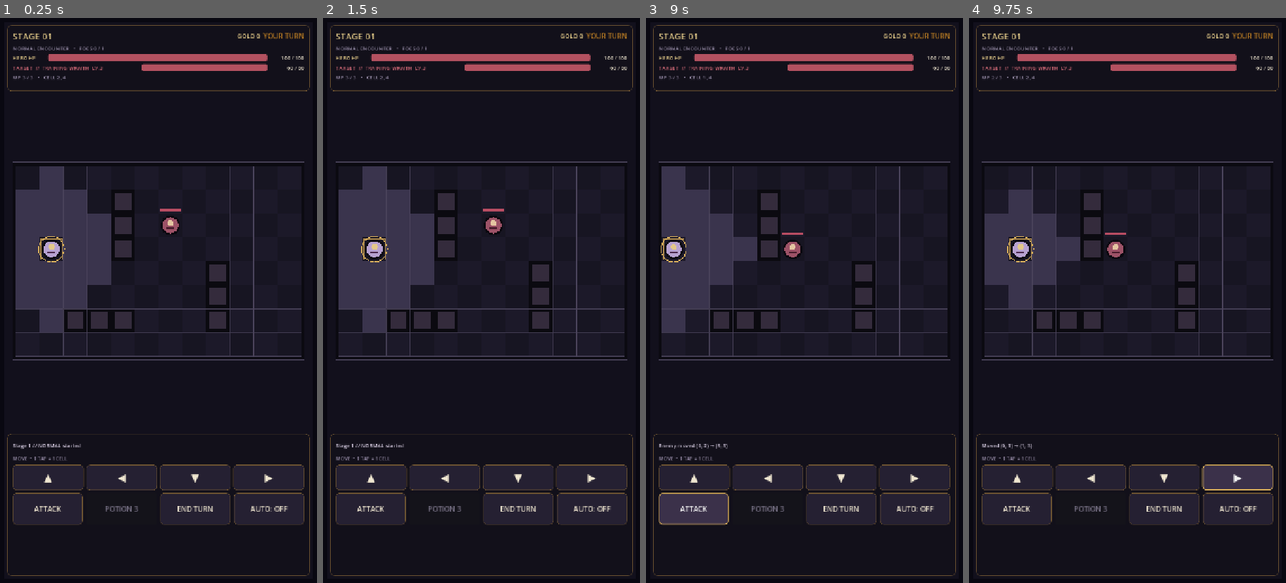
Above: before the commit, frames 1-4 (left to right).
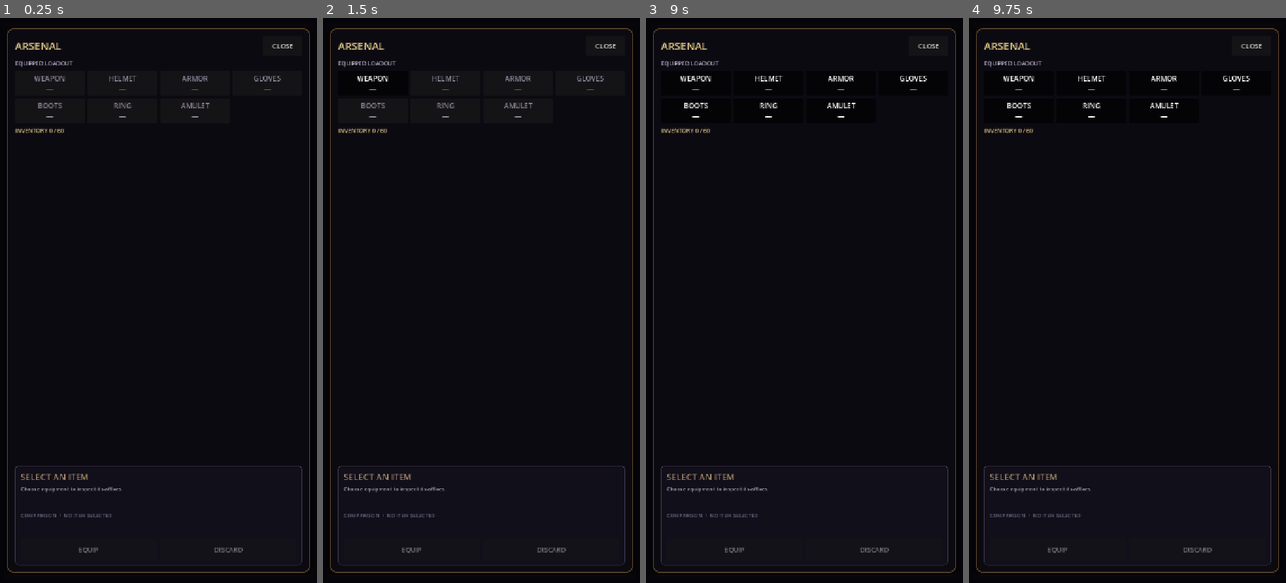
Above: after the commit, the same moments.

Repository: 0xyu/darktest
Game: Godot game, scene res://scenes/world/Main.tscn
Two runs of this game, one before a commit and one after it. Both use one fixed random seed, a clock stepped at 60 frames per second and the inputs below.
Inputs (mouse positions are in pixels of both pictures, inside the frame that each line leads up to):
- Up to frame 1 (0.25 s): no input
- Up to frame 2 (1.5 s): click (481, 537) at 0.5 s, where only the run after the commit has a clickable "INVENTORY 0"; click (373, 85) at 1.25 s, where only the run after the commit has a clickable "WEAPON —"
- Up to frame 3 (9 s): click (769, 85) at 2 s, where only the run after the commit has a clickable "HELMET —"; click (842, 85) at 2.75 s, where only the run after the commit has a clickable "ARMOR —"; click (912, 85) at 3.5 s, where only the run after the commit has a clickable "GLOVES —"; click (696, 108) at 4.25 s, where only the run after the commit has a clickable "BOOTS —"; click (769, 108) at 5 s, where only the run after the commit has a clickable "RING —"; click (842, 108) at 5.75 s, where only the run after the commit has a clickable "AMULET —"; click "▲" at 6.5 s; click "◀" at 7.25 s; click "▼" at 8 s; click "ATTACK" at 8.75 s
- Up to frame 4 (9.75 s): click "▶" at 9.5 s

The runs differ from the first frame. In frame 1, 21% of the frame differs, in the area x 2-98%, y 1-99%; in frame 2, 21%; in frame 3, 20%; in frame 4, 19%.

Commit message:
phase 23

Diff:
--- /dev/null
+++ b/scenes/ui/EquipmentInventoryPanel.tscn
@@ -0,0 +1,193 @@
+[gd_scene load_steps=4 format=3]
+
+[ext_resource type="Script" path="res://scripts/ui/equipment_inventory_panel.gd" id="1_inventory"]
+
+[sub_resource type="StyleBoxFlat" id="StyleInventoryPanel"]
+bg_color = Color(0.047, 0.039, 0.067, 0.99)
+border_width_left = 2
+border_width_top = 2
+border_width_right = 2
+border_width_bottom = 2
+border_color = Color(0.424, 0.325, 0.192, 1)
+corner_radius_top_left = 12
+corner_radius_top_right = 12
+corner_radius_bottom_right = 12
+corner_radius_bottom_left = 12
+shadow_color = Color(0, 0, 0, 0.55)
+shadow_size = 12
+
+[sub_resource type="StyleBoxFlat" id="StyleInventorySection"]
+bg_color = Color(0.0706, 0.0627, 0.102, 0.92)
+border_width_left = 1
+border_width_top = 1
+border_width_right = 1
+border_width_bottom = 1
+border_color = Color(0.275, 0.247, 0.345, 1)
+corner_radius_top_left = 8
+corner_radius_top_right = 8
+corner_radius_bottom_right = 8
+corner_radius_bottom_left = 8
+
+[node name="EquipmentInventoryPanel" type="Control"]
+layout_mode = 3
+anchors_preset = 15
+anchor_right = 1.0
+anchor_bottom = 1.0
+grow_horizontal = 2
+grow_vertical = 2
+mouse_filter = 1
+script = ExtResource("1_inventory")
+
+[node name="Backdrop" type="ColorRect" parent="."]
+layout_mode = 1
+anchors_preset = 15
+anchor_right = 1.0
+anchor_bottom = 1.0
+grow_horizontal = 2
+grow_vertical = 2
+mouse_filter = 1
+color = Color(0.02, 0.016, 0.031, 0.84)
+
+[node name="Panel" type="PanelContainer" parent="."]
+layout_mode = 1
+anchors_preset = 15
+anchor_left = 0.0
+anchor_top = 0.0
+anchor_right = 1.0
+anchor_bottom = 1.0
+offset_left = 16.0
+offset_top = 24.0
+offset_right = -16.0
+offset_bottom = -24.0
+grow_horizontal = 2
+grow_vertical = 2
+theme_override_styles/panel = SubResource("StyleInventoryPanel")
+
+[node name="Margin" type="MarginContainer" parent="Panel"]
+layout_mode = 2
+theme_override_constants/margin_left = 16
+theme_override_constants/margin_top = 14
+theme_override_constants/margin_right = 16
+theme_override_constants/margin_bottom = 14
+
+[node name="Content" type="VBoxContainer" parent="Panel/Margin"]
+layout_mode = 2
+theme_override_constants/separation = 8
+
+[node name="Header" type="HBoxContainer" parent="Panel/Margin/Content"]
+layout_mode = 2
+custom_minimum_size = Vector2(0, 46)
+theme_override_constants/separation = 8
+
+[node name="Title" type="Label" parent="Panel/Margin/Content/Header"]
+layout_mode = 2
+size_flags_horizontal = 3
+theme_override_colors/font_color = Color(0.886, 0.788, 0.533, 1)
+theme_override_font_sizes/font_size = 24
+text = "ARSENAL"
+vertical_alignment = 1
+
+[node name="CloseButton" type="Button" parent="Panel/Margin/Content/Header"]
+unique_name_in_owner = true
+layout_mode = 2
+custom_minimum_size = Vector2(88, 44)
+theme_override_font_sizes/font_size = 15
+text = "CLOSE"
+
+[node name="EquippedTitle" type="Label" parent="Panel/Margin/Content"]
+layout_mode = 2
+theme_override_colors/font_color = Color(0.741, 0.706, 0.808, 1)
+theme_override_font_sizes/font_size = 13
+text = "EQUIPPED LOADOUT"
+
+[node name="EquippedGrid" type="GridContainer" parent="Panel/Margin/Content"]
+unique_name_in_owner = true
+layout_mode = 2
+custom_minimum_size = Vector2(0, 116)
+theme_override_constants/h_separation = 6
+theme_override_constants/v_separation = 6
+columns = 4
+
+[node name="InventoryCount" type="Label" parent="Panel/Margin/Content"]
+unique_name_in_owner = true
+layout_mode = 2
+theme_override_colors/font_color = Color(0.886, 0.788, 0.533, 1)
+theme_override_font_sizes/font_size = 13
+text = "INVENTORY 0 / 60"
+
+[node name="InventoryScroll" type="ScrollContainer" parent="Panel/Margin/Content"]
+layout_mode = 2
+size_flags_vertical = 3
+custom_minimum_size = Vector2(0, 220)
+horizontal_scroll_mode = 0
+
+[node name="InventoryGrid" type="GridContainer" parent="Panel/Margin/Content/InventoryScroll"]
+unique_name_in_owner = true
+layout_mode = 2
+size_flags_horizontal = 3
+theme_override_constants/h_separation = 6
+theme_override_constants/v_separation = 6
+columns = 4
+
+[node name="DetailsPanel" type="PanelContainer" parent="Panel/Margin/Content"]
+layout_mode = 2
+custom_minimum_size = Vector2(0, 226)
+theme_override_styles/panel = SubResource("StyleInventorySection")
+
+[node name="DetailsMargin" type="MarginContainer" parent="Panel/Margin/Content/DetailsPanel"]
+layout_mode = 2
+theme_override_constants/margin_left = 12
+theme_override_constants/margin_top = 10
+theme_override_constants/margin_right = 12
+theme_override_constants/margin_bottom = 10
+
+[node name="Details" type="VBoxContainer" parent="Panel/Margin/Content/DetailsPanel/DetailsMargin"]
+layout_mode = 2
+theme_override_constants/separation = 5
+
+[node name="ItemName" type="Label" parent="Panel/Margin/Content/DetailsPanel/DetailsMargin/Details"]
+unique_name_in_owner = true
+layout_mode = 2
+theme_override_colors/font_color = Color(0.886, 0.788, 0.533, 1)
+theme_override_font_sizes/font_size = 20
+text = "SELECT AN ITEM"
+clip_text = true
+
+[node name="ItemDetails" type="Label" parent="Panel/Margin/Content/DetailsPanel/DetailsMargin/Details"]
+unique_name_in_owner = true
+layout_mode = 2
+size_flags_vertical = 3
+theme_override_colors/font_color = Color(0.741, 0.706, 0.808, 1)
+theme_override_font_sizes/font_size = 12
+text = "Choose equipment to inspect its affixes."
+autowrap_mode = 2
+
+[node name="ComparisonLabel" type="Label" parent="Panel/Margin/Content/DetailsPanel/DetailsMargin/Details"]
+unique_name_in_owner = true
+layout_mode = 2
+size_flags_vertical = 3
+theme_override_colors/font_color = Color(0.741, 0.706, 0.808, 1)
+theme_override_font_sizes/font_size = 12
+text = "COMPARISON  •  NO ITEM SELECTED"
+autowrap_mode = 2
+
+[node name="ButtonRow" type="HBoxContainer" parent="Panel/Margin/Content/DetailsPanel/DetailsMargin/Details"]
+layout_mode = 2
+custom_minimum_size = Vector2(0, 50)
+theme_override_constants/separation = 8
+
+[node name="EquipButton" type="Button" parent="Panel/Margin/Content/DetailsPanel/DetailsMargin/Details/ButtonRow"]
+unique_name_in_owner = true
+layout_mode = 2
+size_flags_horizontal = 3
+theme_override_font_sizes/font_size = 15
+text = "EQUIP"
+disabled = true
+
+[node name="DiscardButton" type="Button" parent="Panel/Margin/Content/DetailsPanel/DetailsMargin/Details/ButtonRow"]
+unique_name_in_owner = true
+layout_mode = 2
+size_flags_horizontal = 3
+theme_override_font_sizes/font_size = 15
+text = "DISCARD"
+disabled = true
--- a/scenes/ui/MobileCombatHUD.tscn
+++ b/scenes/ui/MobileCombatHUD.tscn
@@ -1,7 +1,8 @@
-[gd_scene load_steps=9 format=3]
+[gd_scene load_steps=10 format=3]
 
 [ext_resource type="Script" path="res://scripts/ui/mobile_combat_hud.gd" id="1_hud"]
 [ext_resource type="Script" path="res://scripts/ui/loot_presentation.gd" id="2_loot"]
+[ext_resource type="PackedScene" path="res://scenes/ui/EquipmentInventoryPanel.tscn" id="3_inventory"]
 
 [sub_resource type="StyleBoxFlat" id="StylePanel"]
 bg_color = Color(0.0706, 0.0627, 0.102, 0.97)
@@ -444,6 +445,14 @@
 theme_override_styles/pressed = SubResource("StyleButtonPressed")
 text = "AUTO: OFF"
 
+[node name="InventoryButton" type="Button" parent="Root/BottomPanel/Margin/Content"]
+unique_name_in_owner = true
+layout_mode = 2
+custom_minimum_size = Vector2(0, 48)
+theme_override_colors/font_color = Color(0.941, 0.906, 0.82, 1)
+theme_override_font_sizes/font_size = 15
+text = "INVENTORY 0"
+
 [node name="CriticalLabel" type="Label" parent="Root"]
 unique_name_in_owner = true
 layout_mode = 1
@@ -487,3 +496,6 @@
 text = "VICTORY"
 horizontal_alignment = 1
 vertical_alignment = 1
+
+[node name="InventoryPanel" parent="Root" instance=ExtResource("3_inventory")]
+unique_name_in_owner = true
--- /dev/null
+++ b/scripts/systems/phase_23_smoke_test.gd
@@ -0,0 +1,86 @@
+extends SceneTree
+
+var _failures: Array[String] = []
+
+
+func _init() -> void:
+	call_deferred("_run_tests")
+
+
+func _run_tests() -> void:
+	var main_scene := load("res://scenes/world/Main.tscn") as PackedScene
+	_expect(main_scene != null, "main scene can be loaded")
+	if main_scene == null:
+		_quit_with_result()
+		return
+
+	var main := main_scene.instantiate()
+	root.add_child(main)
+	await process_frame
+	await process_frame
+	var game := main.get_node("GridTest") as GridTest
+	var panel := game.hud.get_node("Root/InventoryPanel") as EquipmentInventoryPanel
+	_expect(panel != null, "combat HUD contains the inventory panel")
+	if panel == null:
+		_quit_with_result()
+		return
+
+	var weapon := _make_item("Duskbrand", 120.0)
+	_expect(game.player.add_equipment(weapon), "equipment can be added to inventory")
+	panel.show_inventory()
+	await process_frame
+	_expect(panel.visible, "inventory panel opens")
+	_expect("1 /" in panel.get_node("Panel/Margin/Content/InventoryCount").text, "inventory count is displayed")
+	_expect(panel.get_node("Panel/Margin/Content/EquippedGrid").get_child_count() == 7, "all equipment slots are displayed")
+	_expect(panel.get_node("Panel/Margin/Content/InventoryScroll/InventoryGrid").get_child_count() == 1, "inventory grid displays stored equipment")
+
+	_expect(panel.select_item(weapon), "inventory item can be selected")
+	await process_frame
+	_expect(panel.get_selected_item() == weapon, "selected equipment is retained")
+	_expect("Duskbrand" in panel.get_node("Panel/Margin/Content/DetailsPanel/DetailsMargin/Details/ItemName").text, "item details display the selected equipment")
+	_expect("Attack" in panel.get_node("Panel/Margin/Content/DetailsPanel/DetailsMargin/Details/ItemDetails").text, "item details display affixes")
+	_expect("EMPTY SLOT" in panel.get_node("Panel/Margin/Content/DetailsPanel/DetailsMargin/Details/ComparisonLabel").text, "comparison displays the empty slot baseline")
+	_expect(panel.equip_selected_item() and weapon.is_equipped, "selected equipment can be equipped")
+
+	var spare := _make_item("Grave Charm", 3.0)
+	_expect(game.player.add_equipment(spare), "a second item can be added")
+	_expect(panel.select_item(spare), "second item can be selected")
+	_expect(panel.discard_selected_item(), "selected unequipped item can be discarded")
+	_expect(not game.player.get_inventory().has_item(spare), "discard removes the selected item")
+
+	panel.hide_inventory()
+	_expect(not panel.visible, "inventory panel closes")
+	main.free()
+	await process_frame
+	if _failures.is_empty():
+		print("Phase 23 smoke test passed.")
+	else:
+		for failure in _failures:
+			push_error(failure)
+	_quit_with_result()
+
+
+func _make_item(item_name: String, attack_value: float) -> EquipmentInstance:
+	var definition := EquipmentDefinition.new()
+	definition.display_name = item_name
+	definition.slot = EquipmentSlot.WEAPON
+	definition.rarity = EquipmentRarity.RARE
+	definition.item_level = 12
+	var affix := EquipmentAffix.new()
+	affix.stat_id = &"attack"
+	affix.value = attack_value
+	affix.display_name = "Attack"
+	var item := EquipmentInstance.new()
+	item.instance_id = StringName(item_name.to_lower().replace(" ", "_"))
+	item.definition = definition
+	item.affixes = [affix]
+	return item
+
+
+func _expect(condition: bool, description: String) -> void:
+	if not condition:
+		_failures.append("Smoke test failed: " + description)
+
+
+func _quit_with_result() -> void:
+	quit(0 if _failures.is_empty() else 1)
--- /dev/null
+++ b/scripts/ui/equipment_inventory_panel.gd
@@ -0,0 +1,246 @@
+class_name EquipmentInventoryPanel
+extends Control
+
+## Portrait-first equipment management panel for the existing inventory model.
+## Item buttons are generated from EquipmentInventory so this UI stays data-driven.
+signal panel_closed
+
+@onready var _close_button: Button = %CloseButton
+@onready var _equipped_grid: GridContainer = %EquippedGrid
+@onready var _inventory_grid: GridContainer = %InventoryGrid
+@onready var _inventory_count_label: Label = %InventoryCount
+@onready var _item_name_label: Label = %ItemName
+@onready var _item_details_label: Label = %ItemDetails
+@onready var _comparison_label: Label = %ComparisonLabel
+@onready var _equip_button: Button = %EquipButton
+@onready var _discard_button: Button = %DiscardButton
+
+var _player: PlayerController
+var _inventory: EquipmentInventory
+var _selected_item: EquipmentInstance
+
+
+func _ready() -> void:
+	_close_button.pressed.connect(hide_inventory)
+	_equip_button.pressed.connect(equip_selected_item)
+	_discard_button.pressed.connect(discard_selected_item)
+	_equipped_grid.columns = 4
+	_inventory_grid.columns = 4
+	_refresh()
+
+
+func set_player(player: PlayerController) -> void:
+	if _inventory != null:
+		if _inventory.inventory_changed.is_connected(_on_inventory_changed):
+			_inventory.inventory_changed.disconnect(_on_inventory_changed)
+		if _inventory.item_selected.is_connected(_on_item_selected):
+			_inventory.item_selected.disconnect(_on_item_selected)
+	_player = player
+	_inventory = _player.get_inventory() if _player != null else null
+	if _inventory != null:
+		if not _inventory.inventory_changed.is_connected(_on_inventory_changed):
+			_inventory.inventory_changed.connect(_on_inventory_changed)
+		if not _inventory.item_selected.is_connected(_on_item_selected):
+			_inventory.item_selected.connect(_on_item_selected)
+	_refresh()
+
+
+func show_inventory() -> void:
+	visible = true
+	_refresh()
+
+
+func hide_inventory() -> void:
+	visible = false
+	panel_closed.emit()
+
+
+func toggle_inventory() -> void:
+	show_inventory() if not visible else hide_inventory()
+
+
+func select_item(item: EquipmentInstance) -> bool:
+	if _inventory == null or item == null:
+		return false
+	var selected: bool = _inventory.select_item(item)
+	if selected:
+		_selected_item = _inventory.get_selected_item()
+		_refresh()
+	return selected
+
+
+func get_selected_item() -> EquipmentInstance:
+	return _selected_item
+
+
+func equip_selected_item() -> bool:
+	if _inventory == null or _selected_item == null:
+		return false
+	var equipped: bool = _player != null and _player.equip_item(_selected_item)
+	if equipped:
+		_refresh()
+	return equipped
+
+
+func discard_selected_item() -> bool:
+	if _inventory == null or _selected_item == null:
+		return false
+	var discarded: bool = _player != null and _player.discard_item(_selected_item)
+	if discarded:
+		_selected_item = null
+		_refresh()
+	return discarded
+
+
+func _on_inventory_changed() -> void:
+	if _selected_item != null and not _inventory.has_item(_selected_item):
+		_selected_item = null
+	_refresh()
+
+
+func _on_item_selected(item: EquipmentInstance) -> void:
+	_selected_item = item
+	_refresh()
+
+
+func _refresh() -> void:
+	if not is_node_ready():
+		return
+	_clear_grid(_equipped_grid)
+	_clear_grid(_inventory_grid)
+	if _inventory == null:
+		_inventory_count_label.text = "INVENTORY 0 / 0"
+		_clear_details()
+		return
+
+	_inventory_count_label.text = "INVENTORY %d / %d" % [_inventory.get_item_count(), _inventory.capacity]
+	for slot in range(EquipmentSlot.WEAPON, EquipmentSlot.AMULET + 1):
+		_equipped_grid.add_child(_create_equipped_button(slot, _inventory.get_equipped_item(slot)))
+	for item in _inventory.get_items():
+		_inventory_grid.add_child(_create_inventory_button(item))
+	_refresh_details()
+
+
+func _create_equipped_button(slot: int, item: EquipmentInstance) -> Button:
+	var button := Button.new()
+	button.custom_minimum_size = Vector2(0, 56)
+	button.size_flags_horizontal = Control.SIZE_EXPAND_FILL
+	button.toggle_mode = true
+	button.text = _format_slot_button_text(slot, item)
+	button.tooltip_text = item.get_display_name() if item != null else "Empty %s slot" % EquipmentSlot.get_display_name(slot)
+	button.add_theme_color_override("font_color", _get_rarity_color(item.get_rarity()) if item != null else Color("8f879d"))
+	button.pressed.connect(_on_equipped_slot_pressed.bind(item))
+	button.button_pressed = item != null and item == _selected_item
+	return button
+
+
+func _create_inventory_button(item: EquipmentInstance) -> Button:
+	var button := Button.new()
+	button.custom_minimum_size = Vector2(0, 62)
+	button.size_flags_horizontal = Control.SIZE_EXPAND_FILL
+	button.toggle_mode = true
+	button.text = _format_inventory_button_text(item)
+	button.tooltip_text = _format_item_details(item)
+	button.add_theme_color_override("font_color", _get_rarity_color(item.get_rarity()))
+	button.pressed.connect(_on_inventory_item_pressed.bind(item))
+	button.button_pressed = item == _selected_item
+	return button
+
+
+func _on_equipped_slot_pressed(item: EquipmentInstance) -> void:
+	if item != null:
+		select_item(item)
+
+
+func _on_inventory_item_pressed(item: EquipmentInstance) -> void:
+	select_item(item)
+
+
+func _refresh_details() -> void:
+	if _selected_item == null or _inventory == null:
+		_clear_details()
+		return
+	var rarity: int = _selected_item.get_rarity()
+	_item_name_label.text = _selected_item.get_display_name()
+	_item_name_label.modulate = _get_rarity_color(rarity)
+	_item_details_label.text = _format_item_details(_selected_item)
+	var current_item: EquipmentInstance = _inventory.get_equipped_item(_selected_item.get_slot())
+	if _selected_item.is_equipped:
+		_comparison_label.text = "EQUIPPED  •  CURRENT ITEM"
+		_comparison_label.modulate = Color("89c797")
+	else:
+		var comparison: EquipmentComparison = _inventory.create_comparison(_selected_item)
+		_comparison_label.text = _format_comparison(comparison, current_item)
+		_comparison_label.modulate = Color("89c797") if comparison != null and comparison.is_upgrade() else Color("d46a78")
+	_equip_button.disabled = _selected_item.is_equipped
+	_discard_button.disabled = _selected_item.is_equipped
+
+
+func _clear_details() -> void:
+	_item_name_label.text = "SELECT AN ITEM"
+	_item_name_label.modulate = Color("b9afc6")
+	_item_details_label.text = "Choose equipment to inspect its affixes."
+	_comparison_label.text = "COMPARISON  •  NO ITEM SELECTED"
+	_comparison_label.modulate = Color("8f879d")
+	_equip_button.disabled = true
+	_discard_button.disabled = true
+
+
+func _format_slot_button_text(slot: int, item: EquipmentInstance) -> String:
+	var slot_name: String = EquipmentSlot.get_display_name(slot).to_upper()
+	if item == null:
+		return "%s\n—" % slot_name
+	return "%s\n%s" % [slot_name, item.get_display_name()]
+
+
+func _format_inventory_button_text(item: EquipmentInstance) -> String:
+	var rarity_name: String = EquipmentRarity.get_display_name(item.get_rarity()).to_upper()
+	return "%s\n%s" % [rarity_name.substr(0, 3), item.get_display_name()]
+
+
+func _format_item_details(item: EquipmentInstance) -> String:
+	var lines: Array[String] = [
+		"%s  •  ITEM LEVEL %d" % [EquipmentSlot.get_display_name(item.get_slot()).to_upper(), item.get_item_level()],
+	]
+	for affix in item.affixes:
+		if affix == null:
+			continue
+		var value_text: String = "%+.0f%%" % (affix.value * 100.0) if affix.is_percentage else "%+d" % roundi(affix.value)
+		lines.append("%s  %s" % [affix.display_name, value_text])
+	return "\n".join(lines)
+
+
+func _format_comparison(comparison: EquipmentComparison, current_item: EquipmentInstance) -> String:
+	if comparison == null:
+		return "COMPARISON  •  NO BASELINE\nThis slot is empty."
+	var current_name: String = current_item.get_display_name() if current_item != null else "EMPTY SLOT"
+	var lines: Array[String] = ["COMPARE  •  %s" % current_name]
+	var rows: Array[Dictionary] = comparison.get_stat_rows()
+	if rows.is_empty():
+		lines.append("No stat changes")
+	else:
+		for row in rows:
+			lines.append("%s  %s" % [row["display_name"], row["formatted_delta"]])
+	lines.append("POWER  %s" % ("+%.1f" % comparison.score_delta if comparison.score_delta >= 0.0 else "%.1f" % comparison.score_delta))
+	return "\n".join(lines)
+
+
+func _clear_grid(grid: GridContainer) -> void:
+	for child in grid.get_children():
+		child.free()
+
+
+func _get_rarity_color(rarity: int) -> Color:
+	match rarity:
+		EquipmentRarity.UNCOMMON:
+			return Color("82d49b")
+		EquipmentRarity.RARE:
+			return Color("71a9ed")
+		EquipmentRarity.EPIC:
+			return Color("b995ef")
+		EquipmentRarity.LEGENDARY:
+			return Color("e8af4f")
+		EquipmentRarity.MYTHIC:
+			return Color("f078b2")
+		_:
+			return Color("b9afc6")
--- a/scripts/ui/mobile_combat_hud.gd
+++ b/scripts/ui/mobile_combat_hud.gd
@@ -28,9 +28,11 @@
 @onready var _item_button: Button = %ItemButton
 @onready var _end_turn_button: Button = %EndTurnButton
 @onready var _auto_button: Button = %AutoButton
+@onready var _inventory_button: Button = %InventoryButton
 @onready var _critical_label: Label = %CriticalLabel
 @onready var _state_banner: PanelContainer = %StateBanner
 @onready var _state_label: Label = %StateLabel
+@onready var _inventory_panel: EquipmentInventoryPanel = %InventoryPanel
 @onready var _move_buttons: Array[Button] = [%MoveUpButton, %MoveLeftButton, %MoveDownButton, %MoveRightButton]
 
 var _critical_time_remaining: float = 0.0
@@ -45,6 +47,8 @@
 	_item_button.pressed.connect(func() -> void: item_requested.emit())
 	_end_turn_button.pressed.connect(func() -> void: end_turn_requested.emit())
 	_auto_button.pressed.connect(func() -> void: auto_toggle_requested.emit())
+	_inventory_button.pressed.connect(_on_inventory_button_pressed)
+	_inventory_panel.set_player(_player)
 	get_viewport().size_changed.connect(_on_viewport_size_changed)
 	_refresh()
 
@@ -64,6 +68,10 @@
 	_refresh()
 
 
+func _on_inventory_button_pressed() -> void:
+	_inventory_panel.toggle_inventory()
+
+
 func _on_move_up_pressed() -> void:
 	move_requested.emit(Vector2i.UP)
 
@@ -92,6 +100,9 @@
 	_turn_label.modulate = _get_turn_color()
 	_encounter_label.text = _get_encounter_text(stage_state)
 	_event_label.text = str(get_parent().get("_last_move_text"))
+	var inventory: EquipmentInventory = _player.get_inventory() if _player.has_method("get_inventory") else null
+	if inventory != null:
+		_inventory_button.text = "INVENTORY %d" % inventory.get_item_count()
 
 	var player_stats: PlayerStats = _player.get("player_stats") as PlayerStats
 	var player_progression: PlayerProgression = _player.get("player_progression") as PlayerProgression
Not shown, added: scripts/systems/phase_23_smoke_test.gd.uid
Not shown, added: scripts/ui/equipment_inventory_panel.gd.uid
